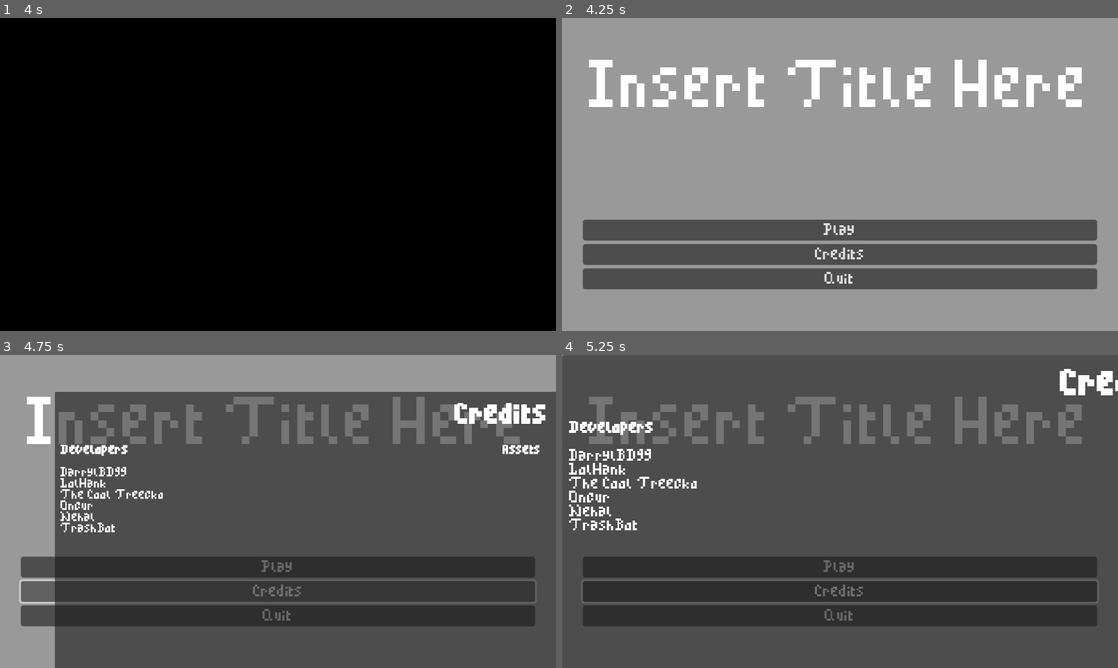
Above: before the commit, frames 1-4 (two rows, left to right).
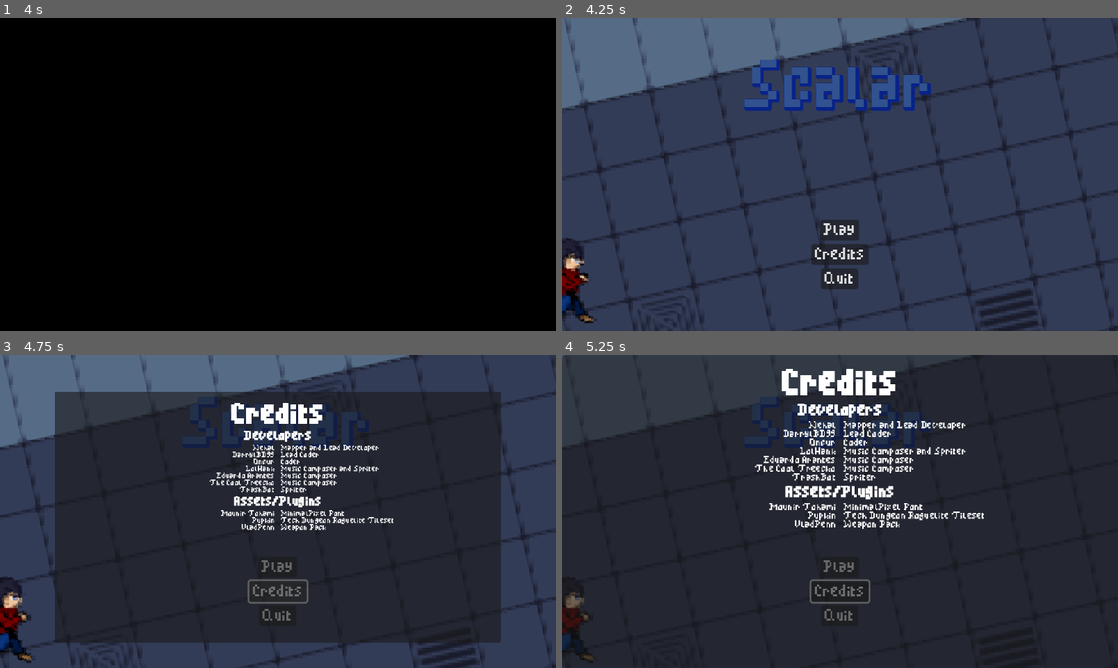
Above: after the commit, the same moments.

Repository: DarrylBD99/Game-Off-2023
Game: Godot game, scene res://Scenes/GUI/SplashScreen.tscn
The game is run twice, just before and just after one commit, with the same random seed, the same clock (stepped at 60 frames per second) and the same inputs.
Inputs (mouse positions are in pixels of both pictures, inside the frame that each line leads up to):
- Up to frame 1 (4 s): tap Enter (ui_accept) at 0.5, 0.77, 1.52, 3.02, 3.77 s; move the mouse to (400, 158) at 0.52 s; hold D (player_right) 0.53-1.28 s; hold Q (player_ability) 0.53-1.28 s; move the mouse to (166, 190) at 1.27 s; hold S (player_down) 1.28-2.03 s; click (166, 190) at 1.35 s; move the mouse to (333, 105) at 2.02 s; hold D (player_right) 2.03-2.78 s; tap Mouse wheel down (weapon_down) at 2.1 s; move the mouse to (250, 237) at 2.77 s; hold W (player_up) 2.78-3.53 s; tap Mouse wheel up (weapon_up) at 2.85 s; move the mouse to (444, 221) at 3.52 s; hold A (player_left) from 3.53 s (still down); hold Q (player_ability) from 3.53 s (still down)
- Up to frame 2 (4.25 s): keep holding A (player_left); keep holding Q (player_ability)
- Up to frame 3 (4.75 s): release A (player_left) at 4.25 s; release Q (player_ability) at 4.25 s; click "Credits" at 4.25 s
- Up to frame 4 (5.25 s): click "Play" at 5 s

Frame 1 is identical in both runs. In frame 2, 100% of the frame differs, in the area x 0-100%, y 0-100%; in frame 3, 83%; in frame 4, 81%.

Commit message:
updated main menu

Diff:
--- a/Scenes/GUI/MainMenu.tscn
+++ b/Scenes/GUI/MainMenu.tscn
@@ -1,10 +1,22 @@
-[gd_scene load_steps=9 format=3 uid="uid://cut2j7yqbjxwk"]
-
+[gd_scene load_steps=16 format=3 uid="uid://cut2j7yqbjxwk"]
+
+[ext_resource type="Theme" uid="uid://bykrtyls412vb" path="res://Theme.tres" id="1_3k5vl"]
 [ext_resource type="Script" path="res://Scripts/GUI/MainMenu.gd" id="1_15mux"]
 [ext_resource type="Script" path="res://Scripts/GUI/Credits.gd" id="2_m1n24"]
 [ext_resource type="AudioStream" uid="uid://bej0vtv33046f" path="res://Audio/BGM/GO23_Menu_1.mp3" id="2_ufdgs"]
-
-[sub_resource type="StyleBoxFlat" id="StyleBoxFlat_r7jql"]
+[ext_resource type="AudioStream" uid="uid://corrlpfkrmsud" path="res://Audio/SE/Hover.wav" id="4_1ckvq"]
+[ext_resource type="Texture2D" uid="uid://bvwl4v002pkb2" path="res://Godot Screenshot 2023.11.29 - 17.25.45.83.png" id="4_n76f7"]
+[ext_resource type="AudioStream" uid="uid://dvtvkthdfikvb" path="res://Audio/SE/Select.wav" id="4_tdyo5"]
+[ext_resource type="Shader" path="res://Materials/Shaders/BlurBG.gdshader" id="5_otbtt"]
+
+[sub_resource type="StyleBoxEmpty" id="StyleBoxEmpty_5epfw"]
+
+[sub_resource type="ShaderMaterial" id="ShaderMaterial_50yop"]
+shader = ExtResource("5_otbtt")
+shader_parameter/size_x = 0.008
+shader_parameter/size_y = 0.008
+
+[sub_resource type="CanvasTexture" id="CanvasTexture_eblyf"]
 
 [sub_resource type="Animation" id="Animation_tbtdu"]
 length = 0.001
@@ -32,36 +44,45 @@
 "update": 0,
 "values": [Vector2(0.8, 0.8)]
 }
-
-[sub_resource type="Animation" id="Animation_cocru"]
-resource_name = "hide_credits"
-tracks/0/type = "value"
-tracks/0/imported = false
-tracks/0/enabled = true
-tracks/0/path = NodePath("Credits:position")
-tracks/0/interp = 1
-tracks/0/loop_wrap = true
-tracks/0/keys = {
-"times": PackedFloat32Array(0.2, 1),
-"transitions": PackedFloat32Array(0.3, 1),
-"update": 0,
-"values": [Vector2(0, 0), Vector2(0, 360)]
-}
-tracks/1/type = "value"
-tracks/1/imported = false
-tracks/1/enabled = true
-tracks/1/path = NodePath("Credits:scale")
-tracks/1/interp = 1
-tracks/1/loop_wrap = true
-tracks/1/keys = {
-"times": PackedFloat32Array(0, 0.3),
-"transitions": PackedFloat32Array(1.5, 1),
-"update": 0,
-"values": [Vector2(1, 1), Vector2(0.8, 0.8)]
+tracks/2/type = "value"
+tracks/2/imported = false
+tracks/2/enabled = true
+tracks/2/path = NodePath("Credits:anchors_preset")
+tracks/2/interp = 1
+tracks/2/loop_wrap = true
+tracks/2/keys = {
+"times": PackedFloat32Array(0),
+"transitions": PackedFloat32Array(1),
+"update": 1,
+"values": [15]
+}
+tracks/3/type = "value"
+tracks/3/imported = false
+tracks/3/enabled = true
+tracks/3/path = NodePath("Title/TextureRect:position")
+tracks/3/interp = 1
+tracks/3/loop_wrap = true
+tracks/3/keys = {
+"times": PackedFloat32Array(0),
+"transitions": PackedFloat32Array(1),
+"update": 0,
+"values": [Vector2(-858, -26)]
+}
+tracks/4/type = "value"
+tracks/4/imported = false
+tracks/4/enabled = true
+tracks/4/path = NodePath("Title/TextureRect:visible")
+tracks/4/interp = 1
+tracks/4/loop_wrap = true
+tracks/4/keys = {
+"times": PackedFloat32Array(0),
+"transitions": PackedFloat32Array(1),
+"update": 1,
+"values": [true]
 }
 
 [sub_resource type="Animation" id="Animation_r12ct"]
-resource_name = "show_credits"
+resource_name = "credits"
 length = 0.7
 tracks/0/type = "value"
 tracks/0/imported = false
@@ -88,11 +109,40 @@
 "values": [Vector2(0.8, 0.8), Vector2(1, 1)]
 }
 
+[sub_resource type="Animation" id="Animation_8btt1"]
+resource_name = "main_menu"
+length = 45.0
+loop_mode = 1
+tracks/0/type = "value"
+tracks/0/imported = false
+tracks/0/enabled = true
+tracks/0/path = NodePath("Title/TextureRect:position")
+tracks/0/interp = 1
+tracks/0/loop_wrap = true
+tracks/0/keys = {
+"times": PackedFloat32Array(0, 20, 21),
+"transitions": PackedFloat32Array(1, 1, 1),
+"update": 0,
+"values": [Vector2(-858, -26), Vector2(-539, 466), Vector2(-1643, 267)]
+}
+tracks/1/type = "value"
+tracks/1/imported = false
+tracks/1/enabled = true
+tracks/1/path = NodePath("Title/TextureRect:visible")
+tracks/1/interp = 1
+tracks/1/loop_wrap = true
+tracks/1/keys = {
+"times": PackedFloat32Array(19.9, 20, 21, 21.1),
+"transitions": PackedFloat32Array(1, 1, 1, 1),
+"update": 1,
+"values": [true, false, false, true]
+}
+
 [sub_resource type="AnimationLibrary" id="AnimationLibrary_dnsyi"]
 _data = {
 "RESET": SubResource("Animation_tbtdu"),
-"hide_credits": SubResource("Animation_cocru"),
-"show_credits": SubResource("Animation_r12ct")
+"credits": SubResource("Animation_r12ct"),
+"main_menu": SubResource("Animation_8btt1")
 }
 
 [node name="MainMenu" type="Control" node_paths=PackedStringArray("play_button", "credit_button", "animation_player", "quit_button")]
@@ -102,6 +152,7 @@
 anchor_bottom = 1.0
 grow_horizontal = 2
 grow_vertical = 2
+theme = ExtResource("1_3k5vl")
 script = ExtResource("1_15mux")
 play_button = NodePath("Title/MarginContainer/Buttons/Play")
 credit_button = NodePath("Title/MarginContainer/Buttons/Credits")
@@ -113,6 +164,14 @@
 autoplay = true
 bus = &"BGM"
 
+[node name="Hover" type="AudioStreamPlayer2D" parent="."]
+position = Vector2(48, 472)
+stream = ExtResource("4_1ckvq")
+
+[node name="Select" type="AudioStreamPlayer2D" parent="."]
+position = Vector2(24, 236)
+stream = ExtResource("4_tdyo5")
+
 [node name="Title" type="Panel" parent="."]
 layout_mode = 1
 anchors_preset = 15
@@ -120,7 +179,29 @@
 anchor_bottom = 1.0
 grow_horizontal = 2
 grow_vertical = 2
-theme_override_styles/panel = SubResource("StyleBoxFlat_r7jql")
+theme_override_styles/panel = SubResource("StyleBoxEmpty_5epfw")
+
+[node name="TextureRect" type="TextureRect" parent="Title"]
+texture_filter = 2
+layout_mode = 2
+offset_left = -858.0
+offset_top = -26.0
+offset_right = 1062.0
+offset_bottom = 1054.0
+rotation = -0.219911
+scale = Vector2(0.8, 0.8)
+texture = ExtResource("4_n76f7")
+
+[node name="Blur" type="TextureRect" parent="Title"]
+modulate = Color(1, 1, 1, 0.588235)
+material = SubResource("ShaderMaterial_50yop")
+layout_mode = 1
+anchors_preset = 15
+anchor_right = 1.0
+anchor_bottom = 1.0
+grow_horizontal = 2
+grow_vertical = 2
+texture = SubResource("CanvasTexture_eblyf")
 
 [node name="MarginContainer" type="MarginContainer" parent="Title"]
 layout_mode = 1
@@ -137,9 +218,14 @@
 [node name="Title" type="RichTextLabel" parent="Title/MarginContainer"]
 layout_mode = 2
 size_flags_vertical = 0
+theme_override_colors/default_color = Color(0.196078, 0.321569, 0.560784, 1)
+theme_override_colors/font_shadow_color = Color(0.0313726, 0.137255, 0.529412, 1)
+theme_override_constants/shadow_offset_x = 2
+theme_override_constants/shadow_offset_y = 2
+theme_override_constants/shadow_outline_size = 8
 theme_override_font_sizes/normal_font_size = 64
 bbcode_enabled = true
-text = "[center]Insert Title Here[/center]"
+text = "[center]Scalar[/center]"
 fit_content = true
 text_direction = 1
 
@@ -149,14 +235,17 @@
 
 [node name="Play" type="Button" parent="Title/MarginContainer/Buttons"]
 layout_mode = 2
+size_flags_horizontal = 4
 text = "Play"
 
 [node name="Credits" type="Button" parent="Title/MarginContainer/Buttons"]
 layout_mode = 2
+size_flags_horizontal = 4
 text = "Credits"
 
 [node name="Quit" type="Button" parent="Title/MarginContainer/Buttons"]
 layout_mode = 2
+size_flags_horizontal = 4
 text = "Quit"
 
 [node name="Credits" type="Panel" parent="."]
@@ -166,8 +255,7 @@
 anchor_right = 1.0
 anchor_bottom = 1.0
 offset_top = 360.0
-offset_right = 640.0
-offset_bottom = 720.0
+offset_bottom = 360.0
 grow_horizontal = 2
 grow_vertical = 2
 scale = Vector2(0.8, 0.8)
@@ -188,7 +276,6 @@
 
 [node name="VBoxContainer" type="VBoxContainer" parent="Credits/MarginContainer"]
 layout_mode = 2
-theme_override_constants/separation = 24
 
 [node name="Title" type="RichTextLabel" parent="Credits/MarginContainer/VBoxContainer"]
 layout_mode = 2
@@ -197,34 +284,89 @@
 text = "[center][b]Credits"
 fit_content = true
 
-[node name="Credits" type="HBoxContainer" parent="Credits/MarginContainer/VBoxContainer"]
-layout_mode = 2
-size_flags_vertical = 8
-
-[node name="Developers" type="RichTextLabel" parent="Credits/MarginContainer/VBoxContainer/Credits"]
-layout_mode = 2
-size_flags_horizontal = 3
-bbcode_enabled = true
-text = "[b]Developers[/b]
-
+[node name="Developers" type="VBoxContainer" parent="Credits/MarginContainer/VBoxContainer"]
+layout_mode = 2
+size_flags_horizontal = 3
+
+[node name="Title" type="RichTextLabel" parent="Credits/MarginContainer/VBoxContainer/Developers"]
+layout_mode = 2
+size_flags_horizontal = 3
+bbcode_enabled = true
+text = "[center][b]Developers"
+fit_content = true
+
+[node name="HBoxContainer" type="HBoxContainer" parent="Credits/MarginContainer/VBoxContainer/Developers"]
+layout_mode = 2
+size_flags_vertical = 4
+theme_override_constants/separation = 8
+
+[node name="Names" type="RichTextLabel" parent="Credits/MarginContainer/VBoxContainer/Developers/HBoxContainer"]
+layout_mode = 2
+size_flags_horizontal = 3
+theme_override_font_sizes/normal_font_size = 10
+bbcode_enabled = true
+text = "[right]Nehal
 DarrylBD99
+Oncur
 LolHank
+Eduardo Arantes
 The Cool Treecko
-Oncur
-Nehal
 TrashBot"
 fit_content = true
 
-[node name="Asset" type="RichTextLabel" parent="Credits/MarginContainer/VBoxContainer/Credits"]
-layout_mode = 2
-size_flags_horizontal = 3
-bbcode_enabled = true
-text = "[b]Assets[/b]
-
+[node name="Job" type="RichTextLabel" parent="Credits/MarginContainer/VBoxContainer/Developers/HBoxContainer"]
+layout_mode = 2
+size_flags_horizontal = 3
+theme_override_font_sizes/normal_font_size = 10
+bbcode_enabled = true
+text = "[left]Mapper and Lead Developer
+Lead Coder
+Coder
+Music Composer and Spriter
+Music Composer
+Music Composer
+Spriter"
+fit_content = true
+
+[node name="Assets" type="VBoxContainer" parent="Credits/MarginContainer/VBoxContainer"]
+layout_mode = 2
+size_flags_horizontal = 3
+
+[node name="Title" type="RichTextLabel" parent="Credits/MarginContainer/VBoxContainer/Assets"]
+layout_mode = 2
+size_flags_horizontal = 3
+bbcode_enabled = true
+text = "[center][b]Assets/Plugins
 "
 fit_content = true
 
+[node name="HBoxContainer" type="HBoxContainer" parent="Credits/MarginContainer/VBoxContainer/Assets"]
+layout_mode = 2
+size_flags_vertical = 4
+theme_override_constants/separation = 8
+
+[node name="Names" type="RichTextLabel" parent="Credits/MarginContainer/VBoxContainer/Assets/HBoxContainer"]
+layout_mode = 2
+size_flags_horizontal = 3
+theme_override_font_sizes/normal_font_size = 10
+bbcode_enabled = true
+text = "[right]	Mounir Tohami
+Pupkin
+VladPenn"
+fit_content = true
+
+[node name="Job" type="RichTextLabel" parent="Credits/MarginContainer/VBoxContainer/Assets/HBoxContainer"]
+layout_mode = 2
+size_flags_horizontal = 3
+theme_override_font_sizes/normal_font_size = 10
+bbcode_enabled = true
+text = "[left]MinimalPixel Font
+Tech Dungeon Roguelite Tileset
+Weapon Pack"
+fit_content = true
+
 [node name="AnimationPlayer" type="AnimationPlayer" parent="."]
+autoplay = "main_menu"
 libraries = {
 "": SubResource("AnimationLibrary_dnsyi")
 }
--- a/Scripts/GUI/MainMenu.gd
+++ b/Scripts/GUI/MainMenu.gd
@@ -5,21 +5,48 @@
 @export var animation_player : AnimationPlayer
 @export var quit_button : Button
 
+var credit_roll : bool = false
+var hovering : bool = false
+
+var buttons : Array[Button]
+
 func _ready():
+	GameManager.set_default()
+
 	if play_button:
+		buttons.append(play_button)
 		play_button.pressed.connect(play_game)
 
 	if credit_button:
+		buttons.append(credit_button)
 		credit_button.pressed.connect(open_credits)
 
 	if quit_button:
+		buttons.append(quit_button)
 		quit_button.pressed.connect(quit_game)
 
+func _process(_delta):
+	for button in buttons:
+		if button.is_hovered():
+			if not hovering:
+				$Hover.play()
+				hovering = true
+				return
+			else:
+				return
+
+	hovering = false
+
 func play_game():
-	get_tree().change_scene_to_file("res://Scenes/Levels/LevelTest.tscn")
+	$Select.play()
+	Transition.change_scene("res://Scenes/Levels/LevelTest.tscn")
 
 func open_credits():
-	animation_player.play("show_credits")
+	$Select.play()
+	credit_roll = true
+	animation_player.play("credits")
+	await animation_player.animation_finished
 
 func quit_game():
-	get_tree().quit()
+	$Select.play()
+	Transition.quit()
Binary file added: Godot Screenshot 2023.11.29 - 17.25.45.83.png
Not shown, added: Godot Screenshot 2023.11.29 - 17.25.45.83.png.import
